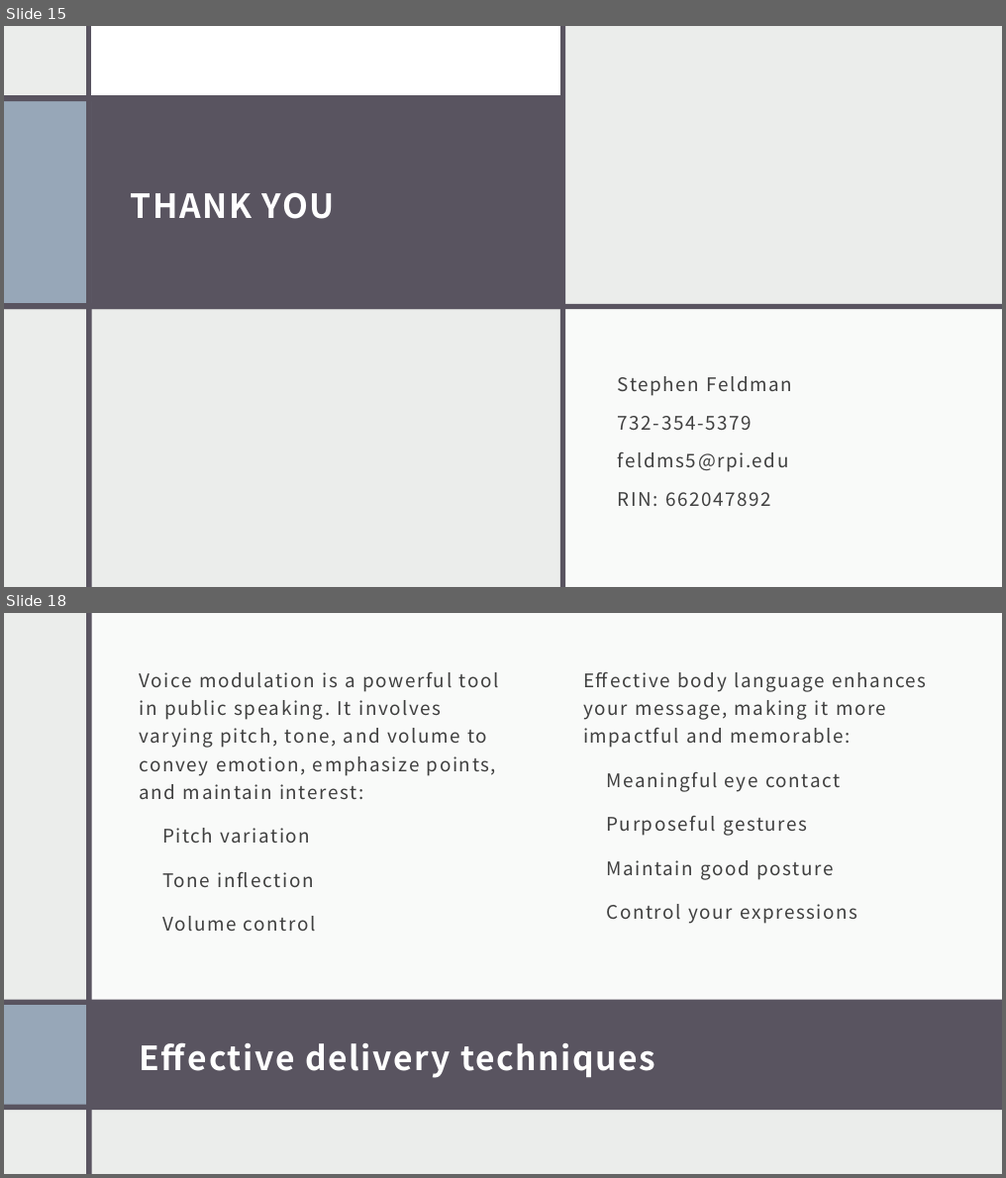
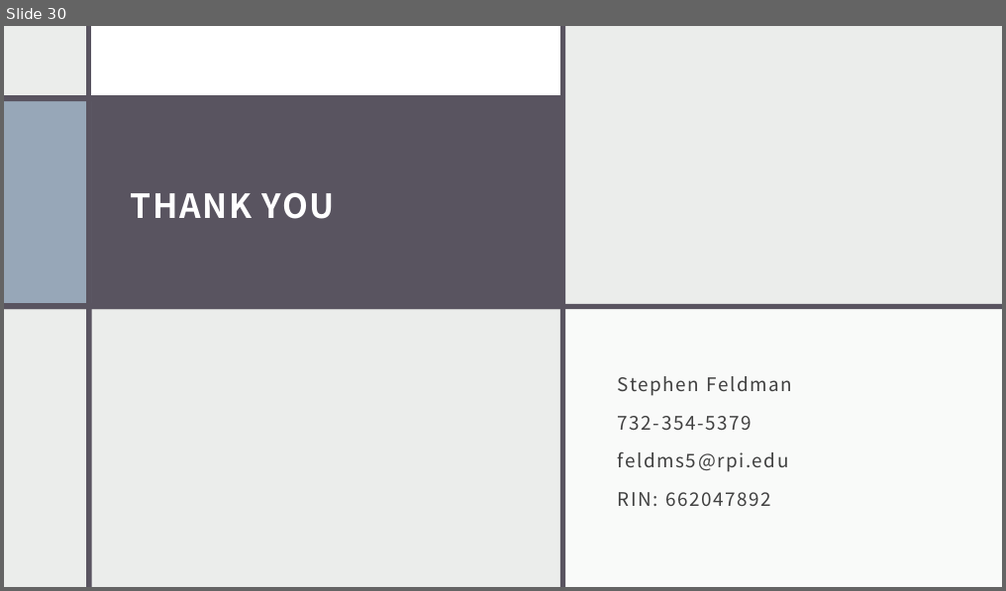
Before and after one commit to sfeldmanMIG25/Feldman-Investigating_Tour_Length_Estimators_to_Solve_Vehicle_Routing_Problem, a slide deck: Documents/Feldman_VRP_Thesis_Presentation.pptx. Shown one above the other, each under a label of ours: slides 15 and 18 before the commit, slide 30 after it; the slides between them are not shown. The pictures are 1006x1178 and 1006x591 pixels, drawn with LibreOffice and Linux fonts; fonts in the diff are those of the drawing. Boxes give left, top, right and bottom in pixels: in the first picture for what was removed or moved away, otherwise in the second. Text is boxed around its words. In the diff, an @@ line names an element or a change of style, - is before the commit and + after.

Commit message:
Documentation Update
Thesis presentation
Thesis text
Other forms.

```diff
--- a/Documents/Feldman_VRP_Thesis_Presentation.pptx
+++ b/Documents/Feldman_VRP_Thesis_Presentation.pptx
@@ slide 18 removed at (4, 613, 1002, 1174), background #EBEDEB; not listed: 1 template element that a slide beside it also shows @@
@@ rectangle removed at (89, 613, 1002, 1000) @@
@@ text removed at (140, 672, 499, 931) @@
-Voice modulation is a powerful tool in public speaking. It involves varying pitch, tone, and volume to convey emotion, emphasize points, and maintain interest:
-  Pitch variation
-  Tone inflection
-  Volume control
@@ text removed at (583, 672, 927, 924) @@
-Effective body language enhances your message, making it more impactful and memorable:
-  Meaningful eye contact
-  Purposeful gestures
-  Maintain good posture
-  Control your expressions
@@ rectangle removed at (4, 1000, 1002, 1110) @@
@@ rectangle removed at (4, 1005, 86, 1105) @@
@@ title removed at (305, 1044, 655, 1078) @@
-Effective delivery techniques
@@ what was slide 15 is now slide 30 @@
```
Also in this commit, not shown: 9 slides changed, 16 slides added, 7 other slides removed, 3 other files.
